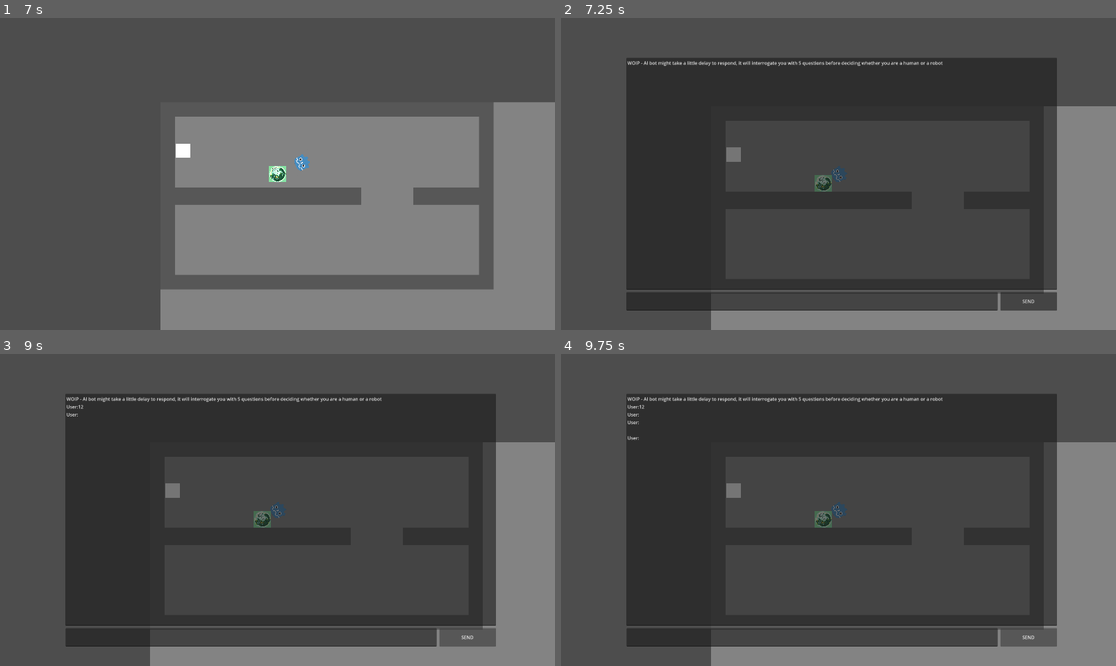
Above: before the commit, frames 1-4 (two rows, left to right).
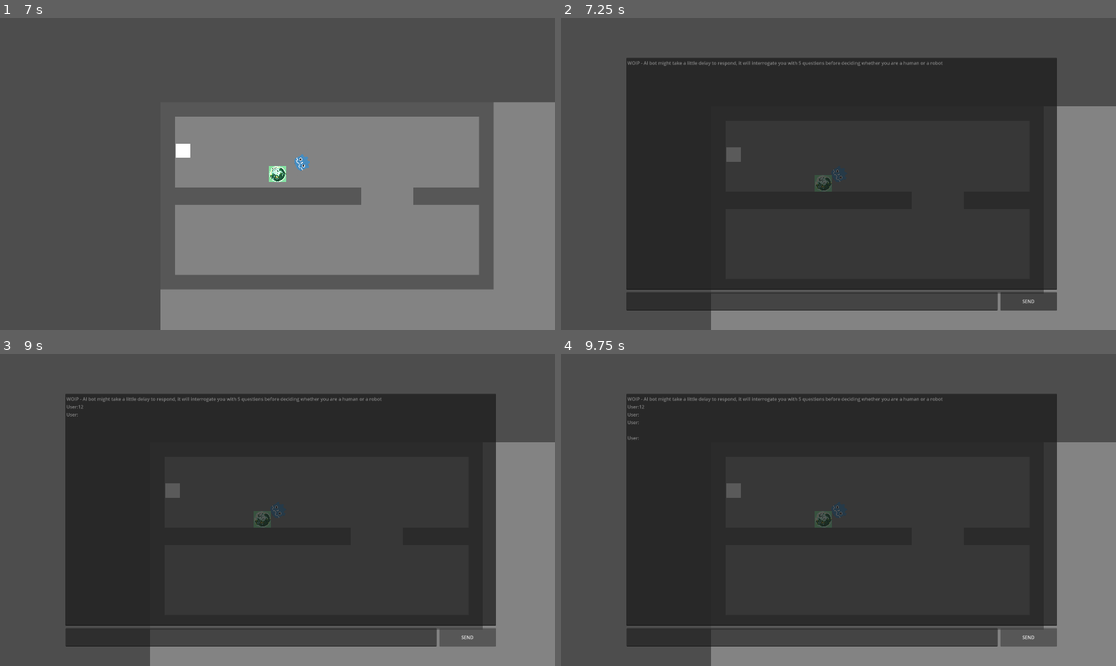
Above: after the commit, the same moments.

Repository: AmirH32/Bot-Or-Not
Game: Godot game, scene res://scenes/world.tscn
The game is run twice, just before and just after one commit, with the same random seed, the same clock (stepped at 60 frames per second) and the same inputs.
Inputs (mouse positions are in pixels of both pictures, inside the frame that each line leads up to):
- Up to frame 1 (7 s): click "Start" at 0.5 s; click "Level 1" at 1.25 s; tap Enter at 2, 2.1, 2.85, 3.6, 4.35, 5.1, 5.85, 6.6 s; hold Right (ui_right) 2.03-2.78 s; hold Down (ui_down) 2.78-3.53 s; hold Right (ui_right) 3.53-4.28 s; hold Up (ui_up) 4.28-5.03 s; hold Left (ui_left) 5.03-6.53 s; hold Down (ui_down) from 6.53 s (still down)
- Up to frame 2 (7.25 s): keep holding Down (ui_down)
- Up to frame 3 (9 s): release Down (ui_down) at 7.25 s; click (249, 637) at 7.27 s; type "12" at 7.35 s; click "SEND" at 8 s; tap Space at 8.75 s; hold Right (ui_right) from 8.78 s (still down); tap Enter at 8.85 s
- Up to frame 4 (9.75 s): tap Enter at 9.5, 9.6 s; release Right (ui_right) at 9.53 s; hold Up (ui_up) from 9.53 s (still down)

Frame 1 is identical in both runs. In frame 2, 0.5% of the frame differs, in the area x 12-69%, y 13-56%; in frame 3, 0.6%; in frame 4, 0.6%.

Commit message:
fixed response box being editable

Diff:
--- a/scenes/Chat.tscn
+++ b/scenes/Chat.tscn
@@ -29,6 +29,7 @@
 offset_bottom = 401.0
 size_flags_horizontal = 3
 size_flags_vertical = 3
+editable = false
 wrap_mode = 1
 
 [node name="HTTPRequest" type="HTTPRequest" parent="."]
--- a/scripts/ai_movement.gd
+++ b/scripts/ai_movement.gd
@@ -63,6 +63,8 @@
 
 func _on_human_collider_body_entered(body: Node2D) -> void:
 	if !hostile: return
+	hostile=false
+	human_detector.monitoring=false
 	cam = get_viewport().get_camera_2d()
 	cam.enabled=false
 	get_tree().paused=true
@@ -73,8 +75,6 @@
 	chat.global_rotation=0
 	chat.global_position=get_viewport().get_camera_2d().global_position
 	chat.difficulty = difficulty
-	hostile=false
-	human_detector.monitoring=false
 
 func resume(died: bool):
 	get_tree().paused=false
Not shown: 1 places in scenes/world.tscn that only renumber resources
